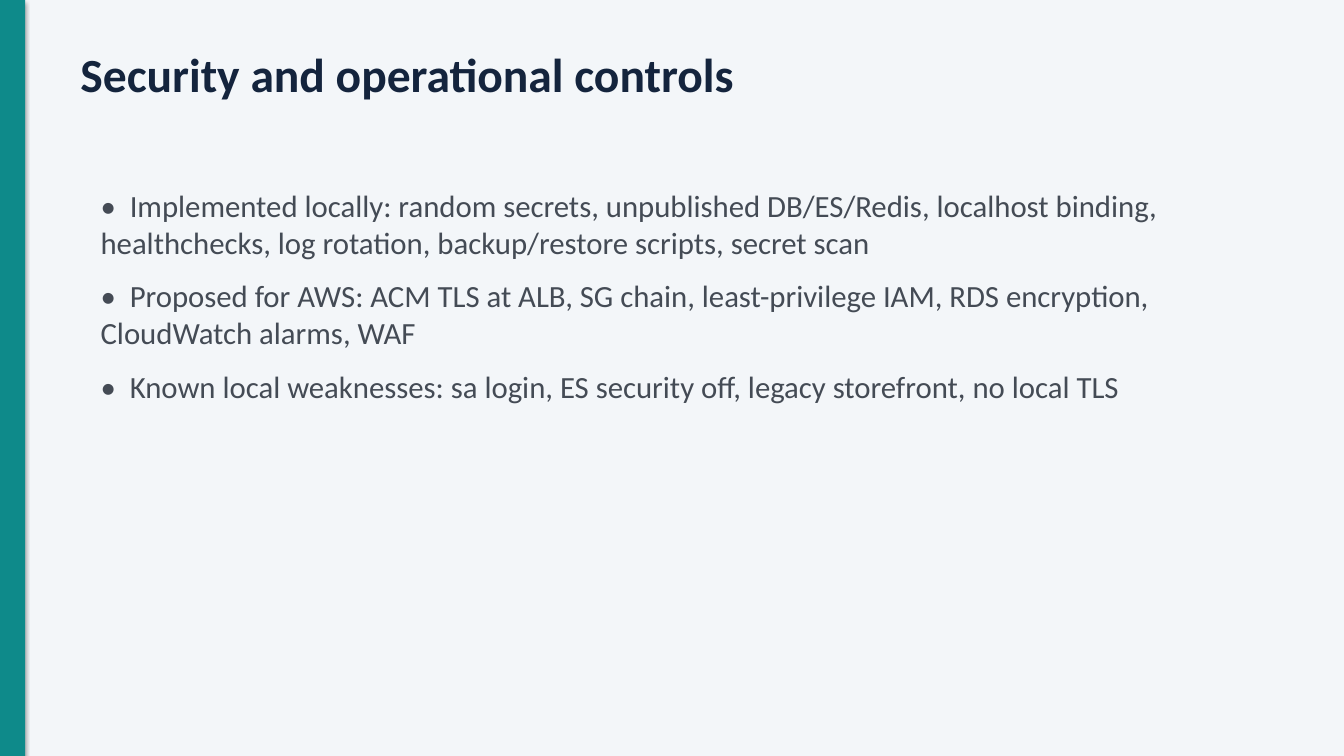
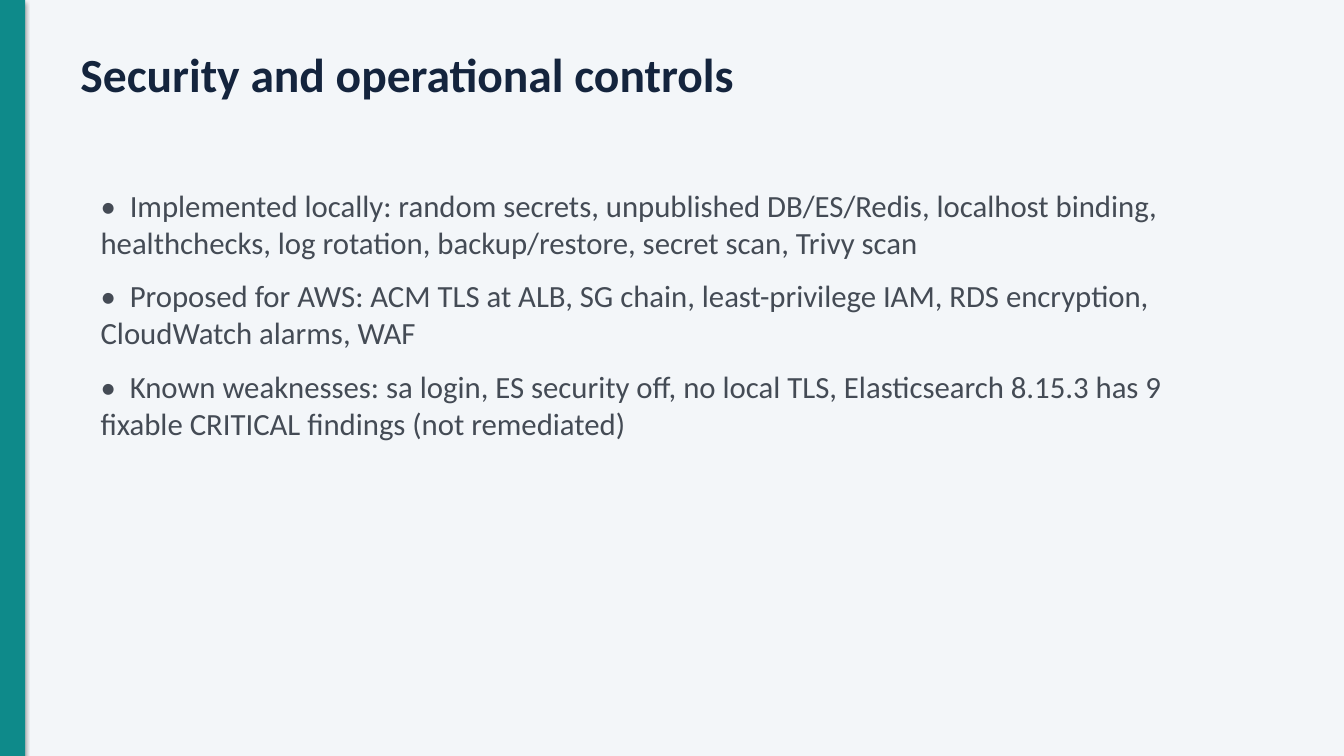
Before and after one commit to dussashivani/Project_Virto-Commerce-Platform_, a slide deck: slide 6 of docs/presentation/Virto-AWS-DevOps-presentation.pptx. Drawn at 1344x756 pixels with LibreOffice and Linux fonts; fonts in the diff are those of the drawing. Boxes give left, top, right and bottom in pixels: in the first picture for what was removed or moved away, otherwise in the second. Text is boxed around its words. In the diff, an @@ line names an element or a change of style, - is before the commit and + after.

Commit message:
docs: update presentation with the real run, incident and findings

```diff
--- a/docs/presentation/Virto-AWS-DevOps-presentation.pptx
+++ b/docs/presentation/Virto-AWS-DevOps-presentation.pptx
@@ text at box(101, 195, 1157, 260): text changed @@
-• Implemented locally: random secrets, unpublished DB/ES/Redis, localhost binding, healthchecks, log rotation, backup/restore scripts, secret scan
+• Implemented locally: random secrets, unpublished DB/ES/Redis, localhost binding, healthchecks, log rotation, backup/restore, secret scan, Trivy scan
@@ text at box(101, 376, 1161, 441): text changed @@
-• Known local weaknesses: sa login, ES security off, legacy storefront, no local TLS
+• Known weaknesses: sa login, ES security off, no local TLS, Elasticsearch 8.15.3 has 9 fixable CRITICAL findings (not remediated)
```
Also in this commit, not shown: 8 other slides changed.
